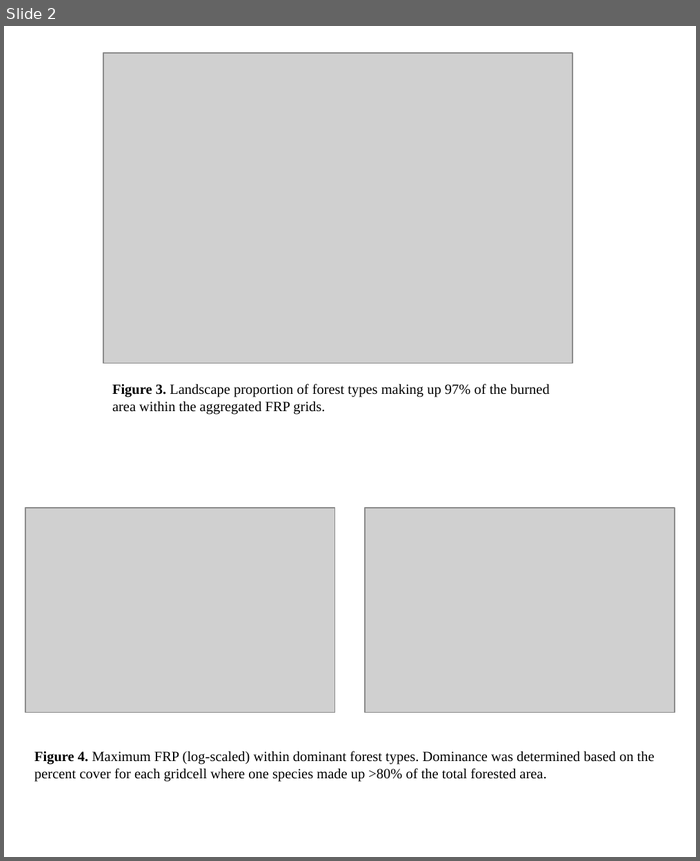
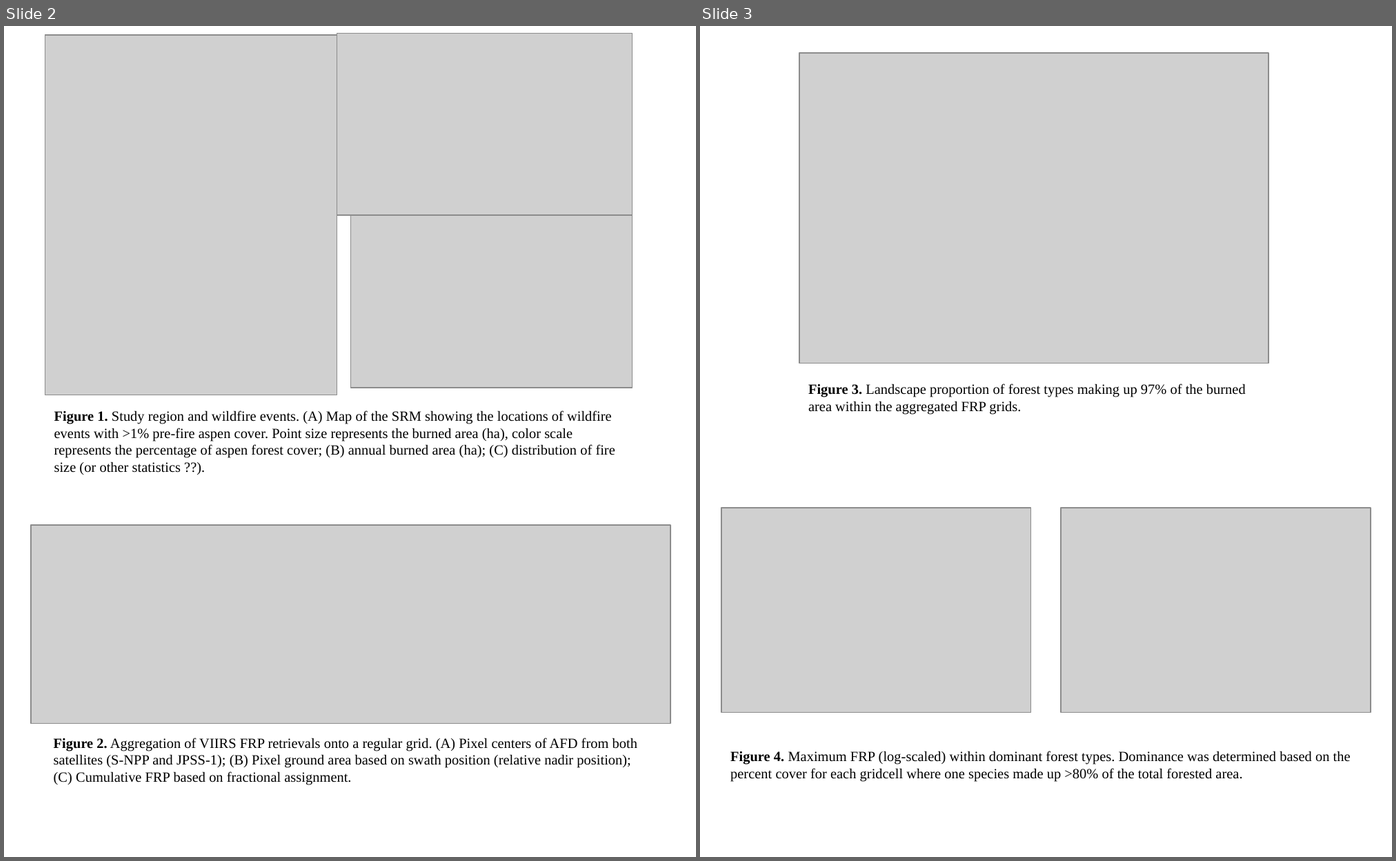
Before and after one commit to natshoff/aspen-fire-fork, a slide deck: Aim2/figures/figure_arrangement.pptx. Shown side by side, each under a label of ours: slide 2 before the commit, slides 2 and 3 after it. The pictures are 700x861 and 1396x861 pixels, drawn with LibreOffice and Linux fonts; fonts in the diff are those of the drawing; grey boxes stand for pictures. Boxes give left, top, right and bottom in pixels: in the first picture for what was removed or moved away, otherwise in the second. Text is boxed around its words. In the diff, an @@ line names an element or a change of style, - is before the commit and + after.

```diff
--- a/Aim2/figures/figure_arrangement.pptx
+++ b/Aim2/figures/figure_arrangement.pptx
@@ slide 2 added at [4,26,696,857], background #FFFFFF @@
@@ picture added at [45,35,338,395] @@
@@ picture added at [337,34,633,215] @@
@@ picture added at [351,215,633,388] @@
@@ text added at [54,410,615,474], 11 pt, text #000000 @@
+Figure 1. Study region and wildfire events. (A) Map of the SRM showing the locations of wildfire events with >1% pre-fire aspen cover. Point size represents the burned area (ha), color scale represents the percentage of aspen forest cover; (B) annual burned area (ha); (C) distribution of fire size (or other statistics ??).
@@ picture added at [31,524,671,723] @@
@@ text added at [54,737,637,785], 11 pt, text #000000 @@
+Figure 2. Aggregation of VIIRS FRP retrievals onto a regular grid. (A) Pixel centers of AFD from both satellites (S-NPP and JPSS-1); (B) Pixel ground area based on swath position (relative nadir position); (C) Cumulative FRP based on fractional assignment.
@@ what was slide 2 is now slide 3 @@
```
Also in this commit, not shown: 39 other files.
